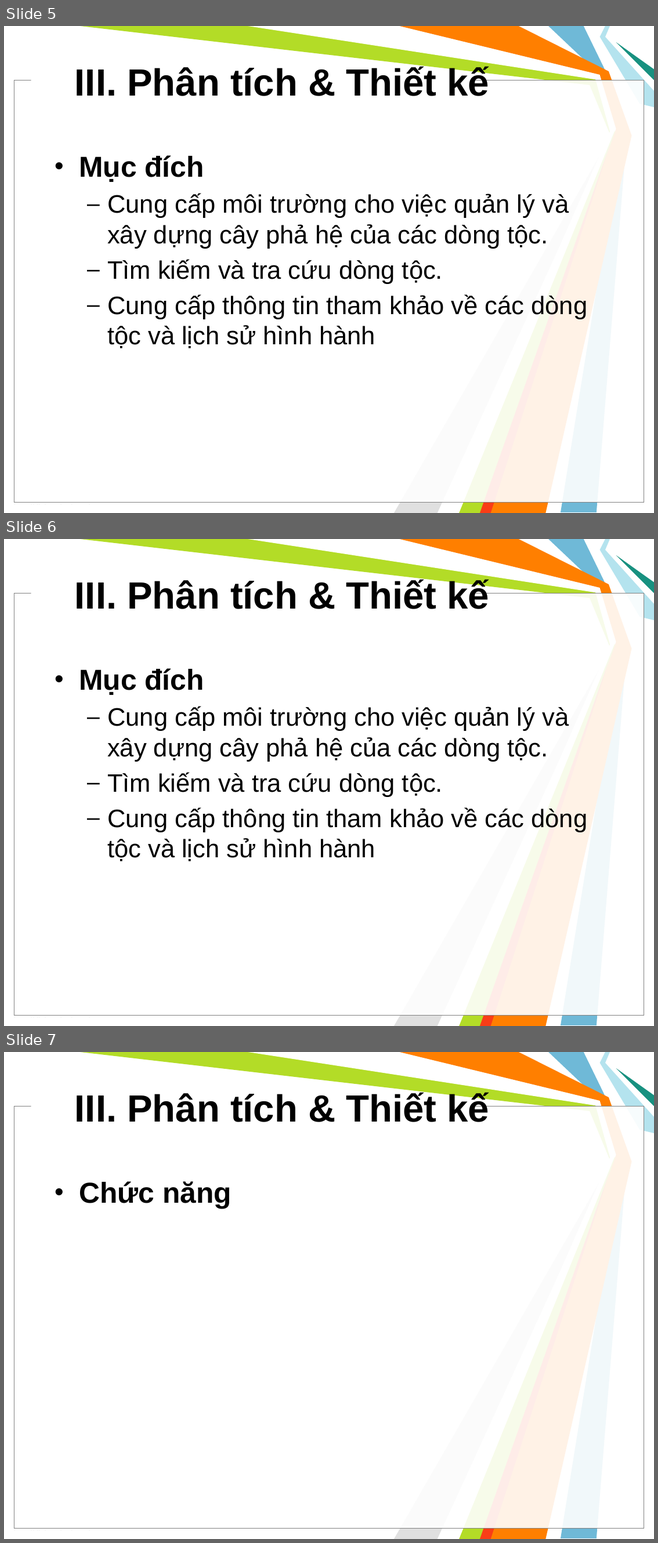
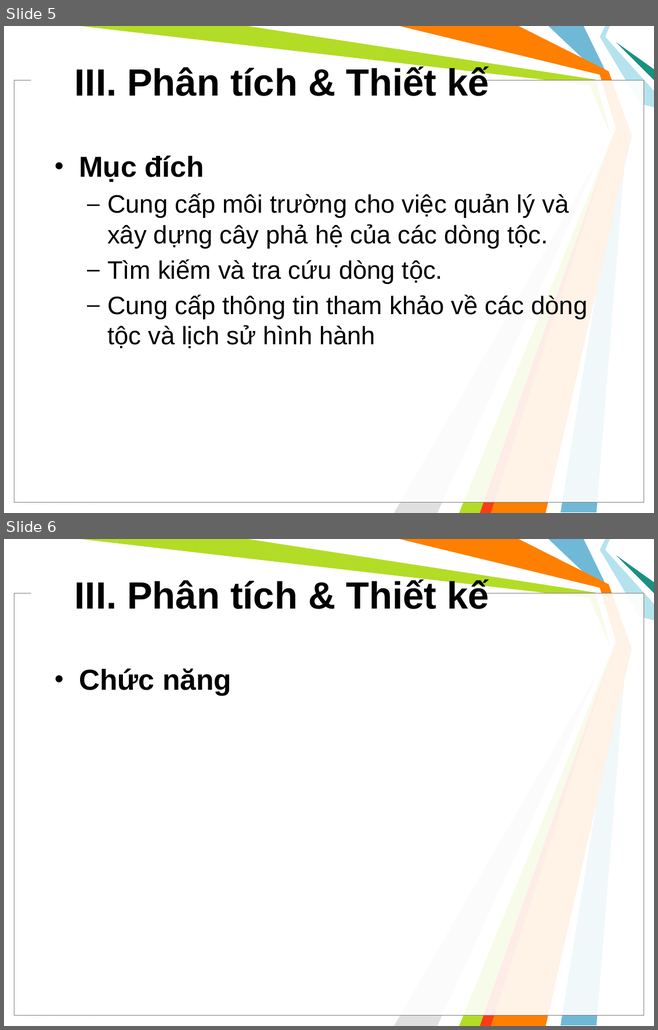
Before and after one commit to vuong14t1/DATN, a slide deck: baocao/bao cao thu.pptx. Shown one above the other, each under a label of ours: slides 5, 6 and 7 before the commit, slides 5 and 6 after it. The pictures are 658x1543 and 658x1030 pixels, drawn with LibreOffice and Linux fonts; fonts in the diff are those of the drawing; background and template pictures are left out. Boxes give left, top, right and bottom in pixels: in the first picture for what was removed or moved away, otherwise in the second. Text is boxed around its words. In the diff, an @@ line names an element or a change of style, - is before the commit and + after.

```diff
--- a/baocao/bao cao thu.pptx
+++ b/baocao/bao cao thu.pptx
@@ slide 6 removed at <box>4,539,654,1026</box>, background #FFFFFF; not listed: 13 template elements that a slide beside it also shows @@
@@ title removed at <box>75,578,489,609</box> @@
-III. Phân tích & Thiết kế
@@ text removed at <box>79,668,587,861</box> @@
-• Mục đích
-  – Cung cấp môi trường cho việc quản lý và xây dựng cây phả hệ của các dòng tộc.
-  – Tìm kiếm và tra cứu dòng tộc.
-  – Cung cấp thông tin tham khảo về các dòng tộc và lịch sử hình hành
@@ what was slide 7 is now slide 6 @@
```
Also in this commit, not shown: 1 slide changed, 1 other slide removed, 2 other files.
